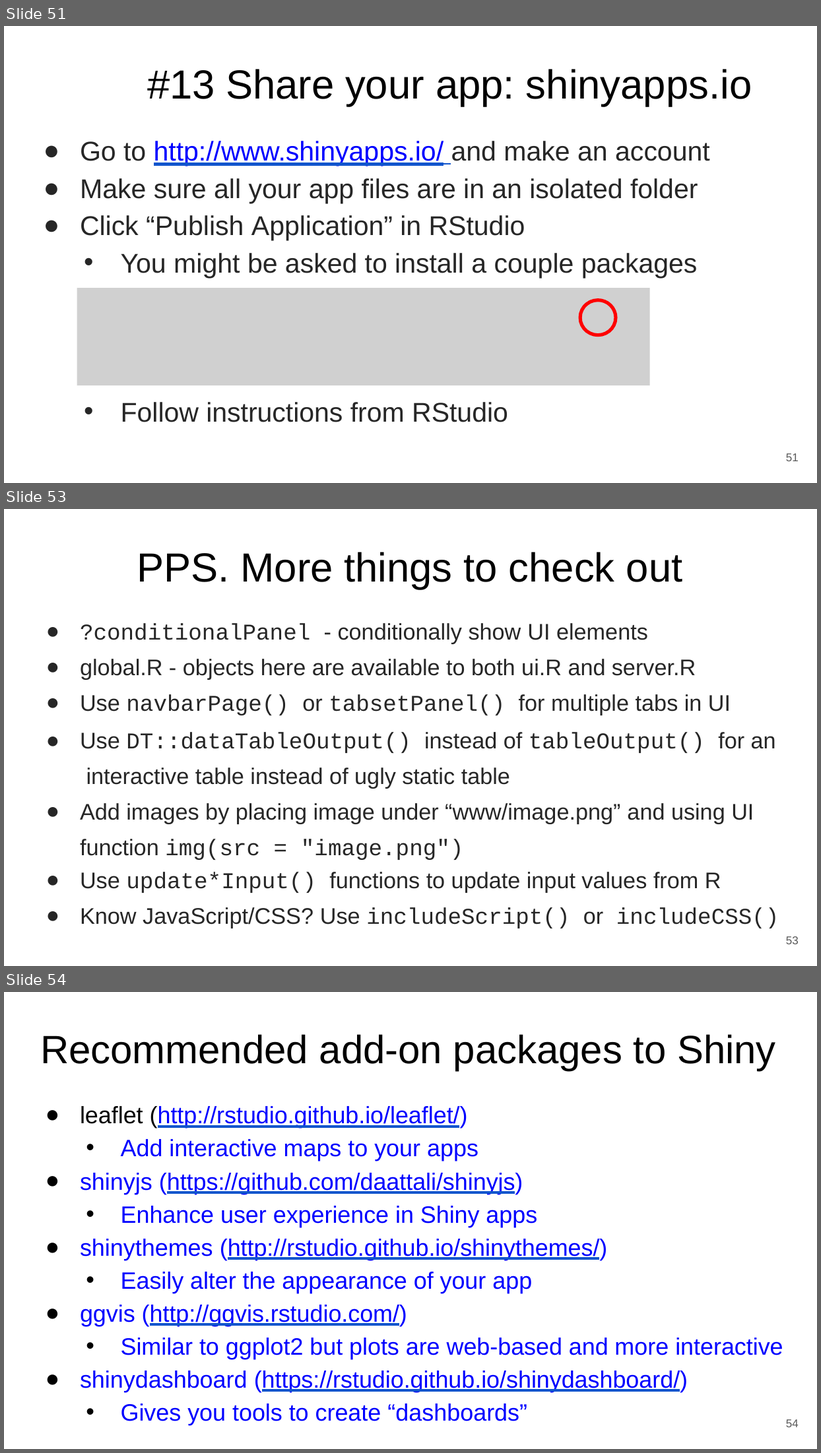
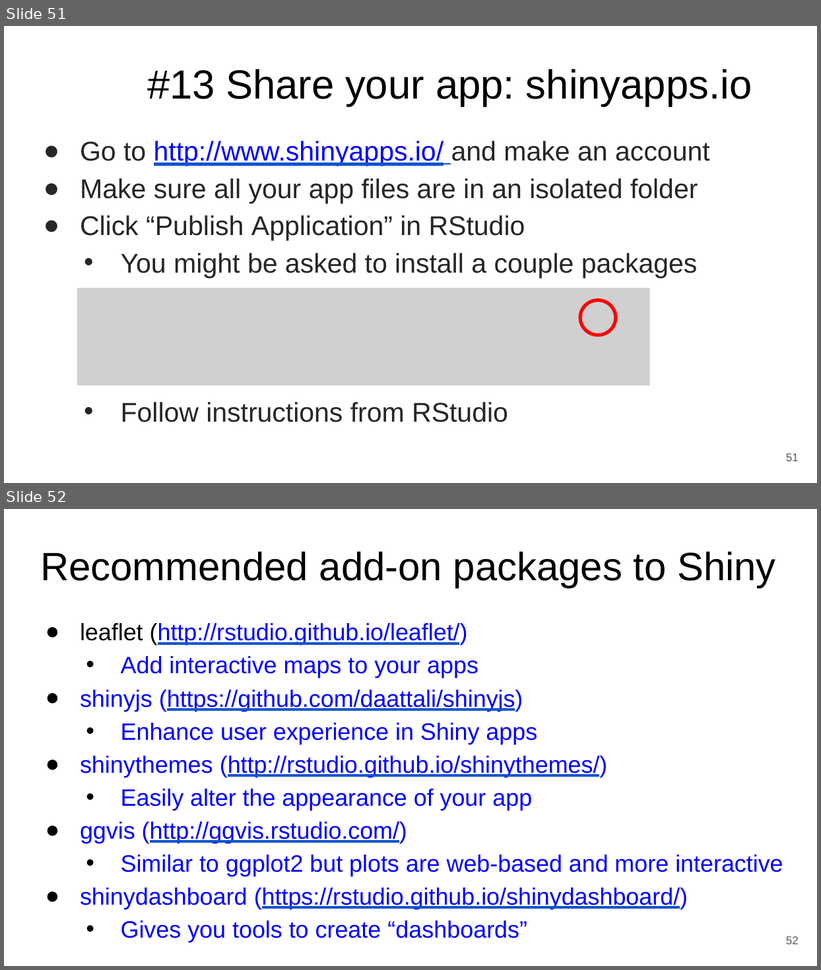
Before and after one commit to WHOIGit/Rshinypresentation, a slide deck: shinyRpresentation.odp. Shown one above the other, each under a label of ours: slides 51, 53 and 54 before the commit, slides 51 and 52 after it; the slides between them are not shown. The pictures are 821x1453 and 821x970 pixels, drawn with LibreOffice and Linux fonts; fonts in the diff are those of the drawing; grey boxes stand for pictures. Boxes give left, top, right and bottom in pixels: in the first picture for what was removed or moved away, otherwise in the second. Text is boxed around its words. In the diff, an @@ line names an element or a change of style, - is before the commit and + after.

```diff
--- a/shinyRpresentation.odp
+++ b/shinyRpresentation.odp
@@ slide 53 removed at box(4, 509, 817, 966), background #FFFFFF @@
@@ title removed at box(137, 552, 682, 589) @@
-PPS. More things to check out
@@ text removed at box(80, 623, 780, 929) @@
-● ?conditionalPanel - conditionally show UI elements
-● global.R - objects here are available to both ui.R and server.R
-● Use navbarPage() or tabsetPanel() for multiple tabs in UI
-● Use DT::dataTableOutput() instead of tableOutput() for an interactive table instead of ugly static table
-● Add images by placing image under “www/image.png” and using UI function img(src = "image.png")
-● Use update*Input() functions to update input values from R
-● Know JavaScript/CSS? Use includeScript() or includeCSS()
@@ page number removed at box(786, 937, 799, 945) @@
-53
@@ what was slide 54 is now slide 52 @@
@@ page number at box(786, 937, 799, 945): text changed @@
-54
+52
```
Also in this commit, not shown: 1 slide changed, 1 slide added, 1 other slide removed.
